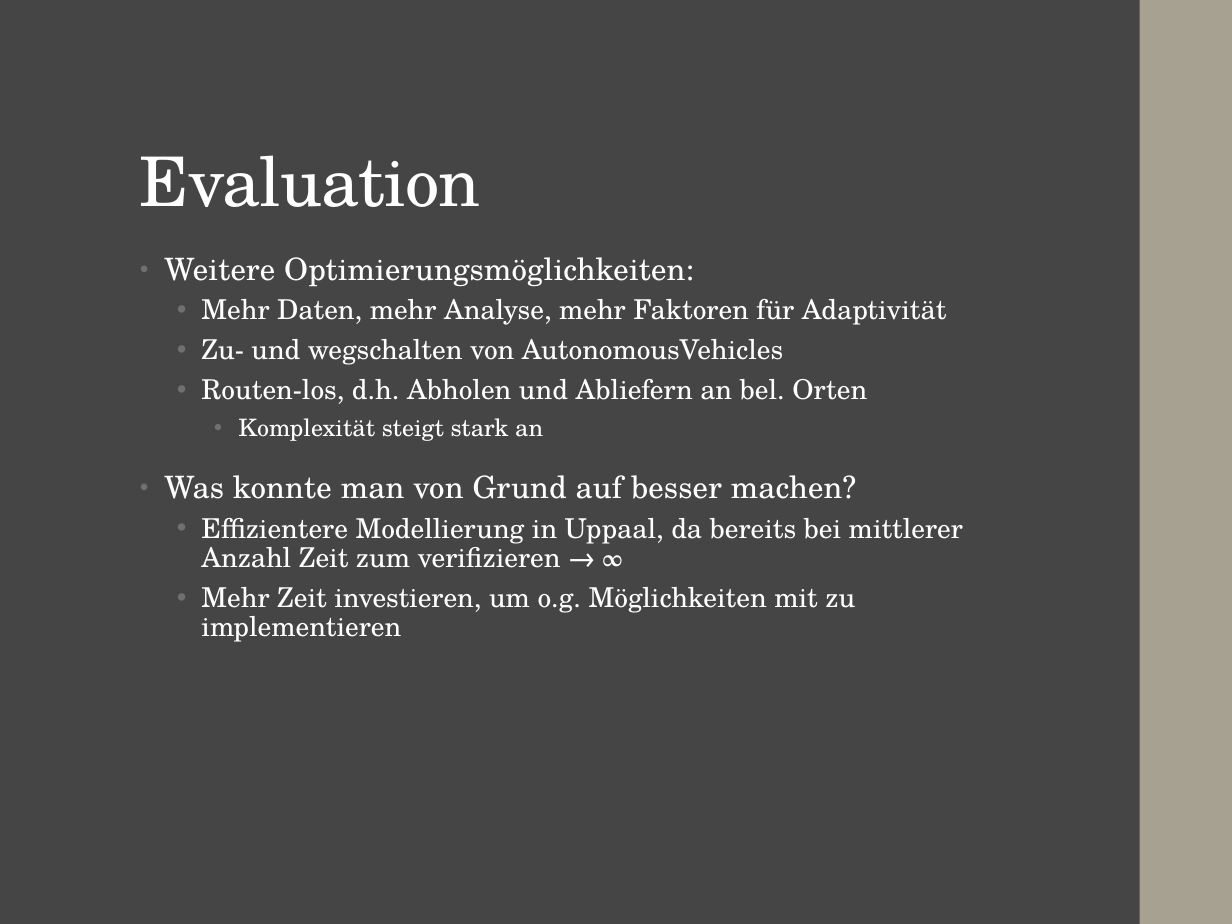
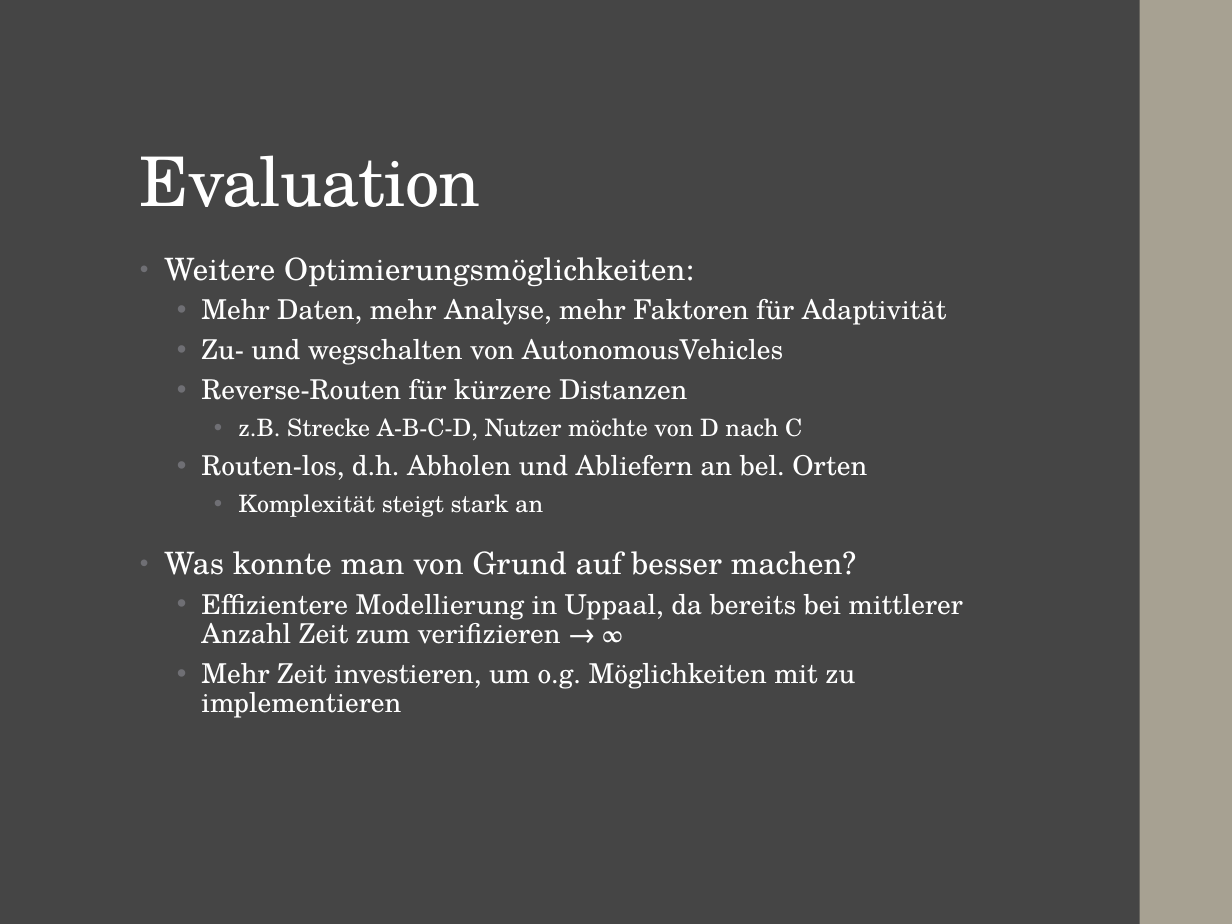
Before and after one commit to Finnfj/BTI-CPS, a slide deck: slide 34 of doc/Präsentation.pptx. Drawn at 1232x924 pixels with LibreOffice and Linux fonts; fonts in the diff are those of the drawing. Boxes give left, top, right and bottom in pixels: in the first picture for what was removed or moved away, otherwise in the second. Text is boxed around its words. In the diff, an @@ line names an element or a change of style, - is before the commit and + after.

```diff
--- a/doc/Präsentation.pptx
+++ b/doc/Präsentation.pptx
@@ text at box(201, 379, 802, 440): paragraphs added @@
+  • Reverse-Routen für kürzere Distanzen
+    • z.B. Strecke A-B-C-D, Nutzer möchte von D nach C
```
Also in this commit, not shown: 1 other slide changed.
